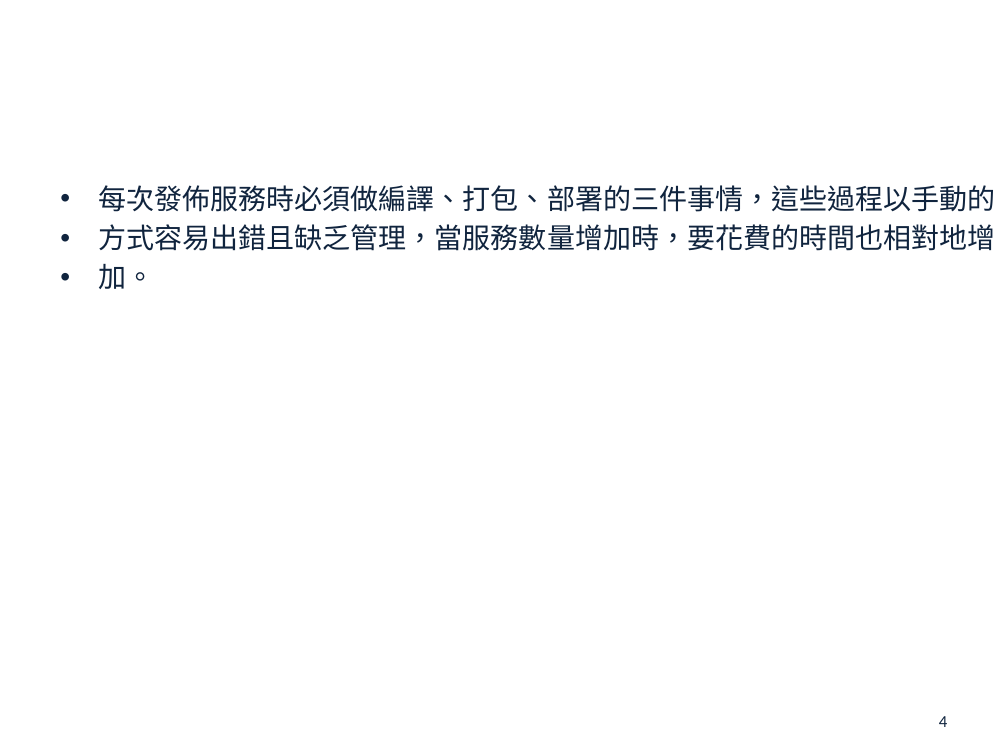
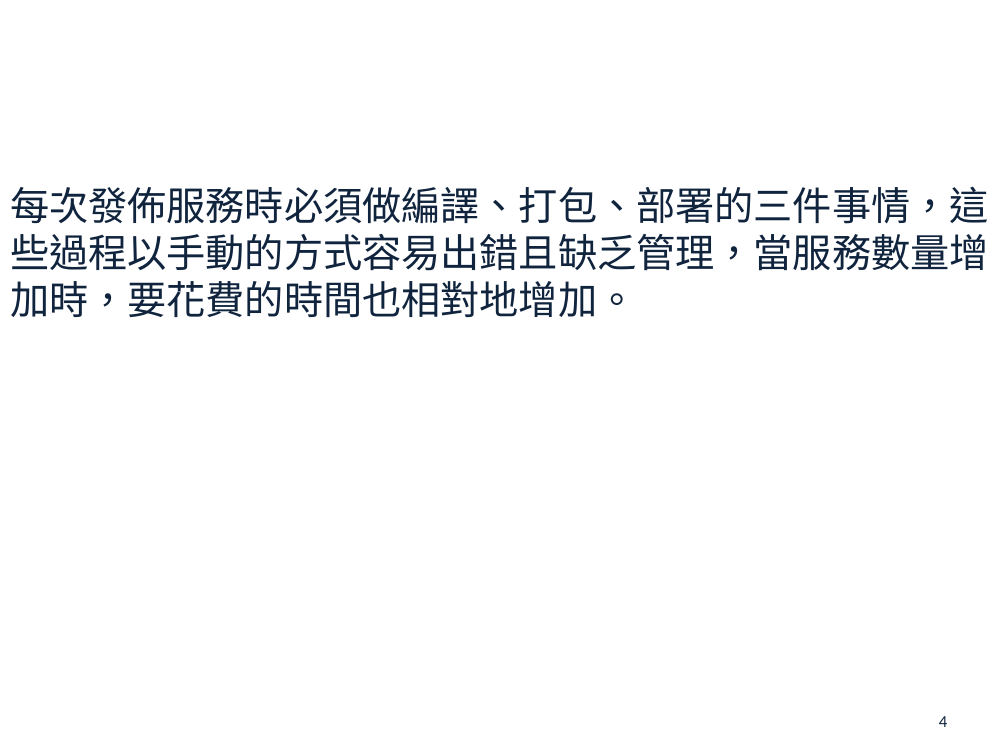
Before and after one commit to john78530/thesis, a slide deck: slide 4 of Oral.pptx. Drawn at 1008x756 pixels with LibreOffice and Linux fonts; fonts in the diff are those of the drawing; background and template pictures are left out. Boxes give left, top, right and bottom in pixels: in the first picture for what was removed or moved away, otherwise in the second. Text is boxed around its words. In the diff, an @@ line names an element or a change of style, - is before the commit and + after.

```diff
--- a/Oral.pptx
+++ b/Oral.pptx
@@ text at (10,186,989,318): text changed; size 20 to 28 pt @@
-• 每次發佈服務時必須做編譯、打包、部署的三件事情，這些過程以手動的
-• 方式容易出錯且缺乏管理，當服務數量增加時，要花費的時間也相對地增
-• 加。
+每次發佈服務時必須做編譯、打包、部署的三件事情，這些過程以手動的方式容易出錯且缺乏管理，當服務數量增加時，要花費的時間也相對地增加。
```
Also in this commit, not shown: 21 other slides changed, 1 other file.
